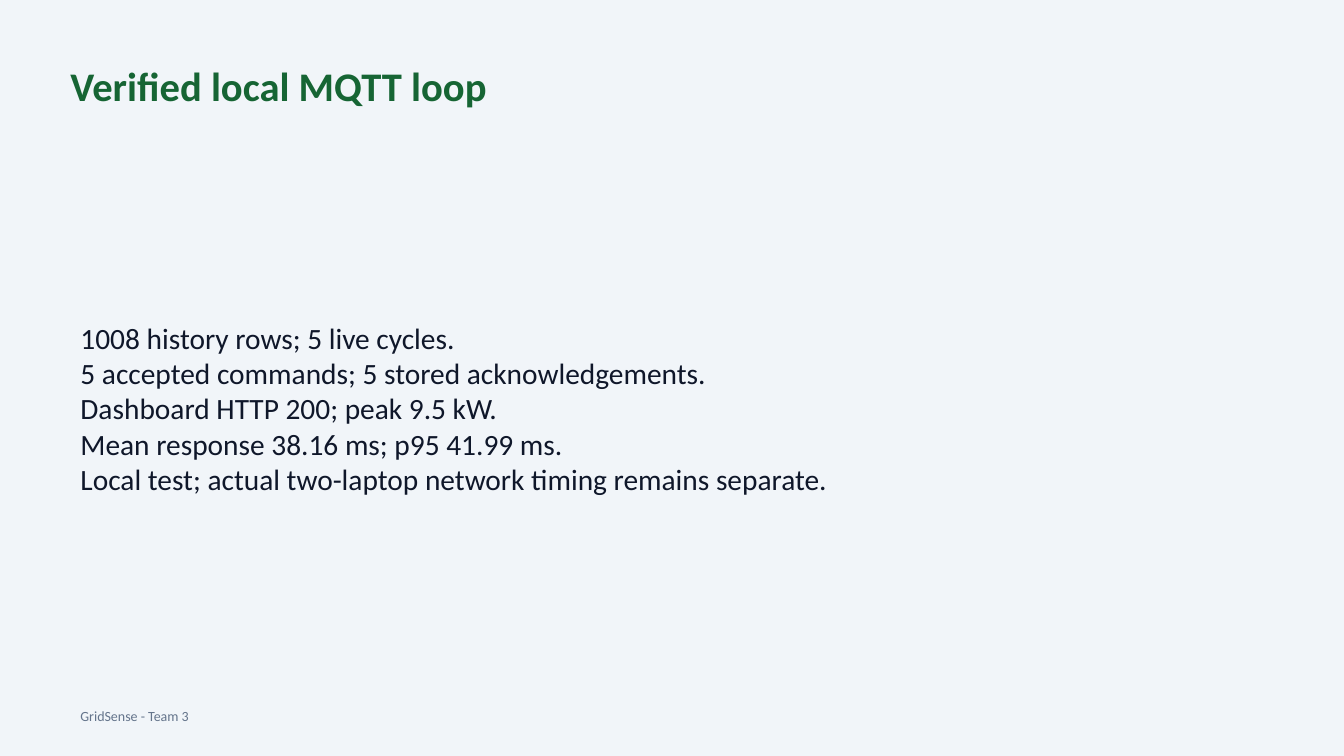
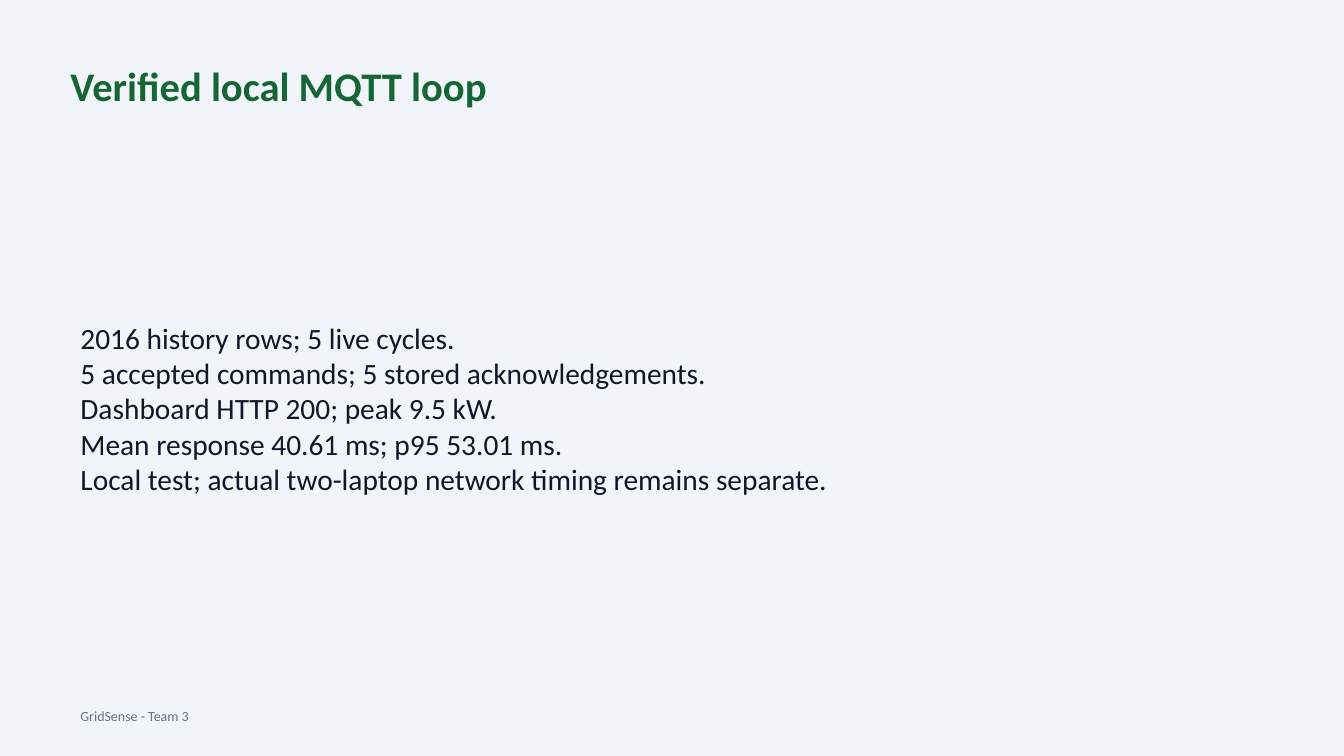
Before and after one commit to DavidShibu/gridsense, a slide deck: slide 10 of GridSense_Presentation.pptx (slide 9 before the commit). Drawn at 1344x756 pixels with LibreOffice and Linux fonts; fonts in the diff are those of the drawing. Boxes give left, top, right and bottom in pixels: in the first picture for what was removed or moved away, otherwise in the second. Text is boxed around its words. In the diff, an @@ line names an element or a change of style, - is before the commit and + after.

```diff
--- a/GridSense_Presentation.pptx
+++ b/GridSense_Presentation.pptx
@@ text at [80, 328, 454, 354]: text changed @@
-1008 history rows; 5 live cycles.
+2016 history rows; 5 live cycles.
@@ text at [80, 435, 562, 460]: text changed @@
-Mean response 38.16 ms; p95 41.99 ms.
+Mean response 40.61 ms; p95 53.01 ms.
```
Also in this commit, not shown: 2 other slides changed, 1 slide added, 34 other files.
